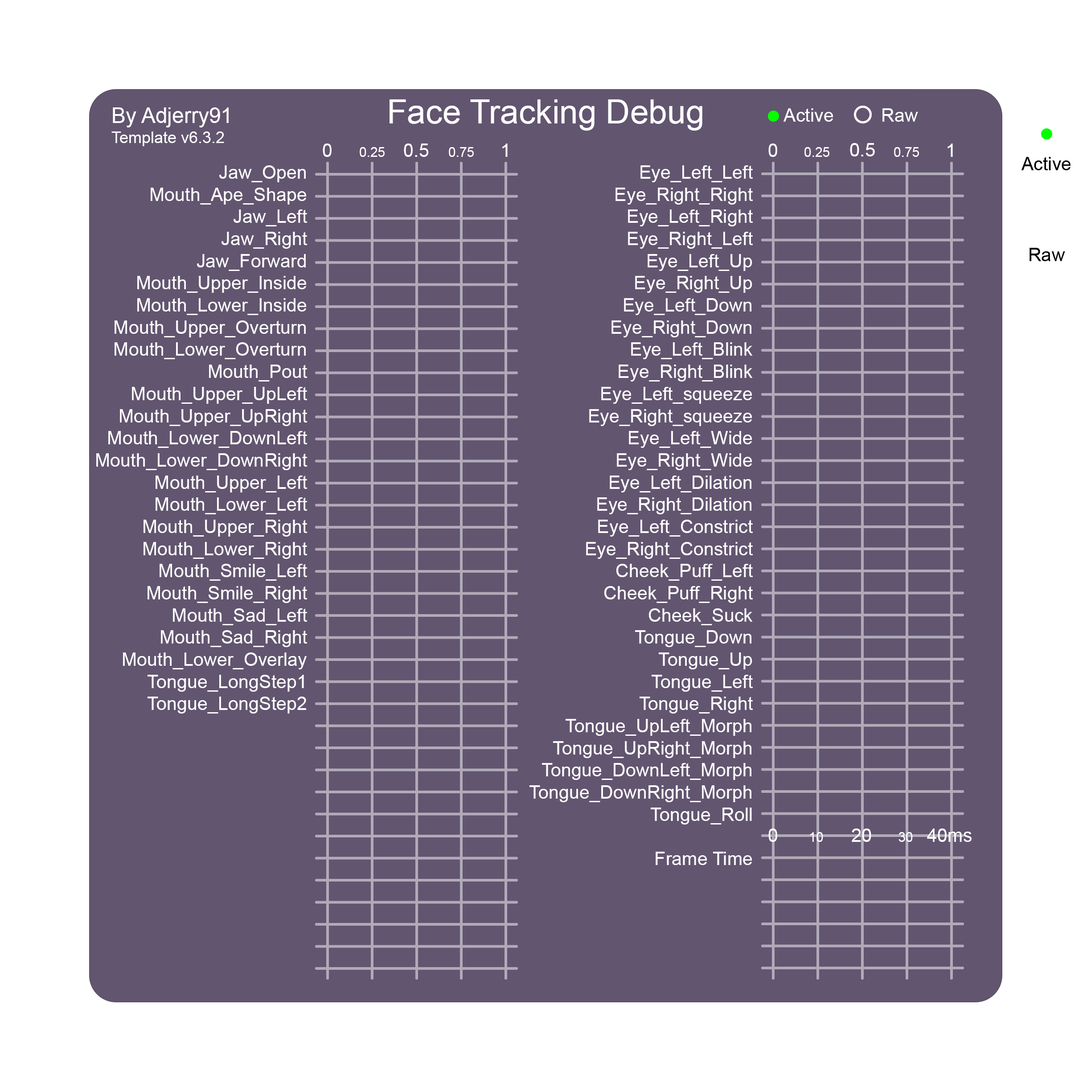
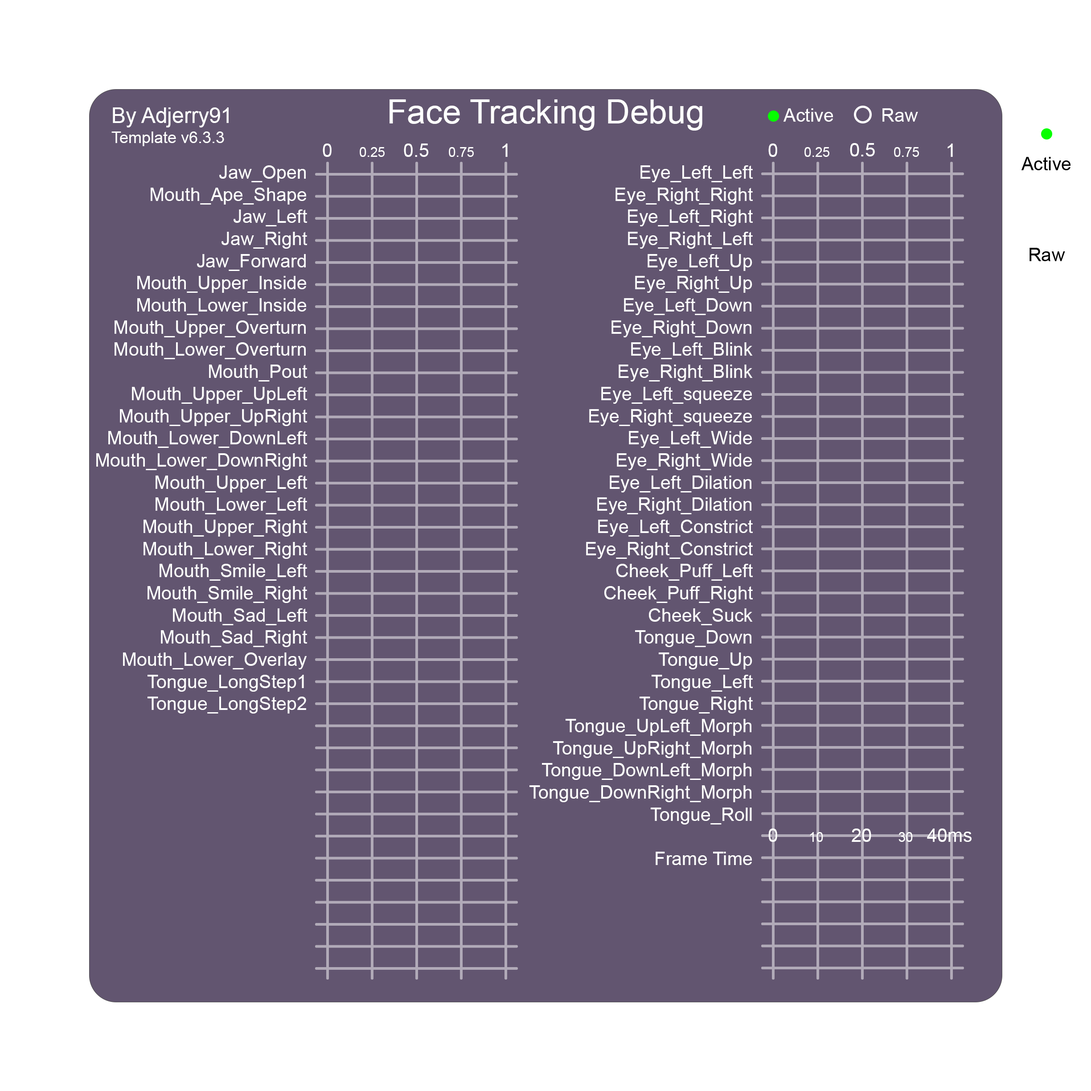
Two versions of the same layered image (1091x1091). Layer-by-layer changes:
painted on "Template Version" over [216, 131, 225, 144]
